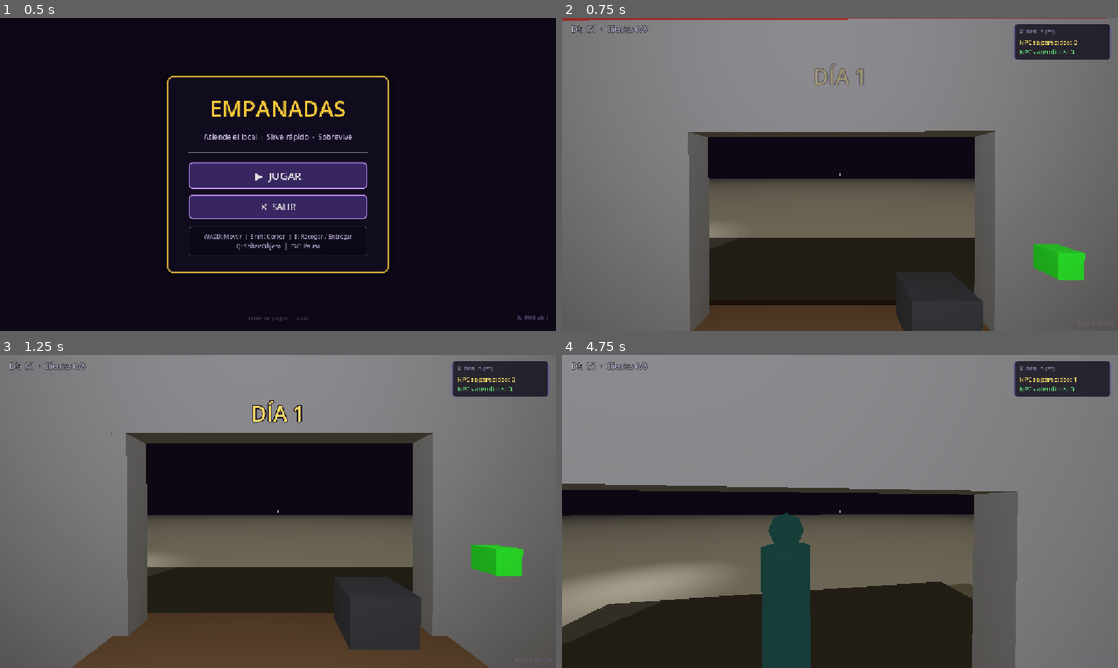
Above: before the commit, frames 1-4 (two rows, left to right).
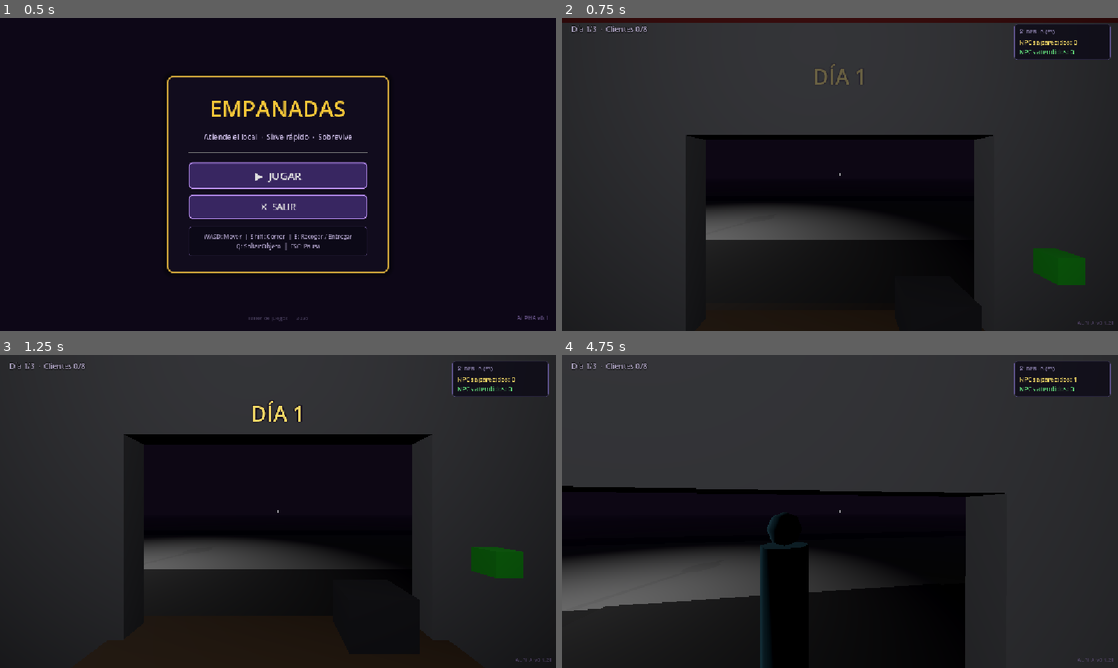
Above: after the commit, the same moments.

Repository: smfabiann/empanadas
Game: Godot game, scene res://scenes/ui/MainMenu.tscn
Same seed, same stepped clock (60 frames per second), same inputs: the game is played once before the commit and once after it.
Inputs (mouse positions are in pixels of both pictures, inside the frame that each line leads up to):
- Up to frame 1 (0.5 s): no input
- Up to frame 2 (0.75 s): click "▶ JUGAR" at 0.5 s
- Up to frame 3 (1.25 s): no input
- Up to frame 4 (4.75 s): tap Enter at 1.25 s; move the mouse to (867, 511) at 1.27 s; hold Q (drop_item) 1.28-2.03 s; hold W from 1.28 s (still down); tap Space (jump) at 1.52, 2.27, 3.77, 4.52 s; move the mouse to (812, 511) at 2.02 s; tap E (interact) at 2.1 s; move the mouse to (851, 505) at 2.77 s; hold Shift (sprint) 2.78-3.53 s; move the mouse to (834, 517) at 3.52 s; tap F at 3.6 s; move the mouse to (878, 514) at 4.27 s; hold Q (drop_item) from 4.28 s (still down)

Frame 1 is identical in both runs. In frame 2, 83% of the frame differs, in the area x 0-100%, y 0-100%; in frame 3, 81%; in frame 4, 82%.

Commit message:
mejora en ambientacion

Diff:
--- a/scenes/Main.tscn
+++ b/scenes/Main.tscn
@@ -29,8 +29,6 @@
 background_color = Color(0.02, 0.01, 0.06, 1)
 background_energy_multiplier = 0.5
 sky = SubResource("Sky_nxtc6")
-ambient_light_source = 2
-ambient_light_color = Color(0.85, 0.78, 0.6, 1)
 ambient_light_energy = 0.4
 fog_enabled = true
 fog_light_color = Color(0.05, 0.03, 0.08, 1)
@@ -53,6 +51,12 @@
 [sub_resource type="ConcavePolygonShape3D" id="ConcavePolygonShape3D_c01mt"]
 data = PackedVector3Array(1, 0, 1, -1, 0, 1, 1, 0, -1, -1, 0, 1, -1, 0, -1, 1, 0, -1)
 
+[sub_resource type="StandardMaterial3D" id="StandardMaterial3D_fk6vv"]
+albedo_color = Color(0.2520276, 0.25202766, 0.25202763, 1)
+
+[sub_resource type="StandardMaterial3D" id="StandardMaterial3D_2a6q0"]
+albedo_color = Color(18.892157, 18.892157, 18.892157, 1)
+
 [node name="Main" type="Node3D" unique_id=1661772069]
 
 [node name="Enviroment" type="Node" parent="." unique_id=2009176575]
@@ -62,13 +66,15 @@
 
 [node name="DirectionalLight3D" type="DirectionalLight3D" parent="Enviroment" unique_id=1813892540]
 transform = Transform3D(0.9659258, 0, -0.25881907, 0.18301271, 0.7071068, 0.6830127, 0.18301271, -0.7071068, 0.6830127, 0, 10, 0)
-light_energy = 0.1
+light_color = Color(0.3403393, 0.34033933, 0.3403393, 1)
+light_energy = 0.001
+light_indirect_energy = 0.663
 shadow_enabled = true
 
 [node name="Map" type="Node3D" parent="." unique_id=925572269]
 
 [node name="Shop" parent="Map" unique_id=831494344 instance=ExtResource("1_c01mt")]
-transform = Transform3D(0.9999941, -0.0015523564, -0.0030701628, 0.0015251127, 0.9999596, -0.008857943, 0.0030837867, 0.00885321, 0.9999561, 3.4703743, 1.7049768, -0.22162199)
+transform = Transform3D(1, 0, 0, 0, 0.99999994, 0, 0, 0, 1, 3.4703743, 1.7049768, -0.22162199)
 
 [node name="StepsCollision" parent="Map/Shop" unique_id=536071929 instance=ExtResource("3_wp0k4")]
 
@@ -122,6 +128,7 @@
 
 [node name="CeilingLight" type="SpotLight3D" parent="Map" unique_id=628936849]
 transform = Transform3D(1, 0, 0, 0, -4.371139e-08, 1, 0, -1, -4.371139e-08, -0.19571686, 3.0396004, 0.5)
+visible = false
 light_color = Color(1, 0.92, 0.75, 1)
 light_energy = 2.5
 shadow_enabled = true
@@ -130,6 +137,7 @@
 
 [node name="ShelfLight" type="SpotLight3D" parent="Map" unique_id=66632339]
 transform = Transform3D(1, 0, 0, 0, -0.342, 0.9397, 0, -0.9397, -0.342, -0.19571686, 2.6396003, 2)
+visible = false
 light_color = Color(1, 0.9, 0.7, 1)
 light_energy = 1.5
 spot_range = 4.0
@@ -138,8 +146,12 @@
 [node name="ShelfOmniLight" type="OmniLight3D" parent="Map" unique_id=136170235]
 transform = Transform3D(1, 0, 0, 0, 1, 0, 0, 0, 1, -0.19571686, 1.9396003, 2.7)
 light_color = Color(1, 0.95, 0.85, 1)
-light_energy = 2.2
+light_energy = 0.901
 omni_range = 4.5
+
+[node name="OmniLight3D" type="OmniLight3D" parent="Map" unique_id=597470549]
+transform = Transform3D(1, 0, 0, 0, 1, 0, 0, 0, 1, -0.6, 2.8999999, -0.60000014)
+light_energy = 0.901
 
 [node name="Floor" type="MeshInstance3D" parent="Map" unique_id=1040081921]
 transform = Transform3D(100, 0, 0, 0, 100, 0, 0, 0, 100, 0, 0, 0)
@@ -153,11 +165,34 @@
 [node name="Patio" parent="Map" unique_id=1250973991 instance=ExtResource("7_bjd11")]
 transform = Transform3D(1, 0, 0, 0, 1, 0, 0, 0, 1, 0, 0, 6)
 
-[node name="OmniLight3D" type="OmniLight3D" parent="Map" unique_id=597470549]
-transform = Transform3D(1, 0, 0, 0, 1, 0, 0, 0, 1, -0.6, 2.8999999, -0.6000001)
-light_energy = 5.865
-
-[node name="Node3D" type="Node3D" parent="Map" unique_id=1380146062]
+[node name="Beredas" type="Node3D" parent="Map" unique_id=1380146062]
+
+[node name="CSGBox3D" type="CSGBox3D" parent="Map/Beredas" unique_id=1326237948]
+transform = Transform3D(1, 0, 0, 0, 1, 0, 0, 0, 1, -0.49999523, -0.35, -6.75)
+size = Vector3(115, 0.90000004, 2.9)
+material = SubResource("StandardMaterial3D_fk6vv")
+
+[node name="CSGBox3D2" type="CSGBox3D" parent="Map/Beredas" unique_id=1292904930]
+transform = Transform3D(1, 0, 0, 0, 1, 0, 0, 0, 1, -1.4999952, -0.35, -19.75)
+size = Vector3(113, 0.90000004, 2.9)
+material = SubResource("StandardMaterial3D_fk6vv")
+
+[node name="Farol" type="Node3D" parent="Map" unique_id=362012533]
+transform = Transform3D(1, 0, 0, 0, 1, 0, 0, 0, 1, -5.6, 0, -7.9)
+
+[node name="CSGCylinder3D" type="CSGCylinder3D" parent="Map/Farol" unique_id=305145367]
+transform = Transform3D(1, 0, 0, 0, 1, 0, 0, 0, 1, 2.3841858e-07, 2.5, -8.940697e-08)
+radius = 0.1
+height = 5.0
+
+[node name="CSGSphere3D" type="CSGSphere3D" parent="Map/Farol" unique_id=573869632]
+transform = Transform3D(1, 0, 0, 0, 1, 0, 0, 0, 1, -8.940697e-08, 4, 0)
+material = SubResource("StandardMaterial3D_2a6q0")
+
+[node name="OmniLight3D" type="OmniLight3D" parent="Map/Farol" unique_id=18893400]
+transform = Transform3D(1, 0, 0, 0, 1, 0, 0, 0, 1, 0, 4, 0)
+light_energy = 0.982
+omni_range = 10.6
 
 [node name="MainSign" type="Label3D" parent="." unique_id=1382313851]
 transform = Transform3D(-1, 0, -8.74228e-08, 0, 1, 0, 8.74228e-08, 0, -1, 0, 2.2, -0.2)
